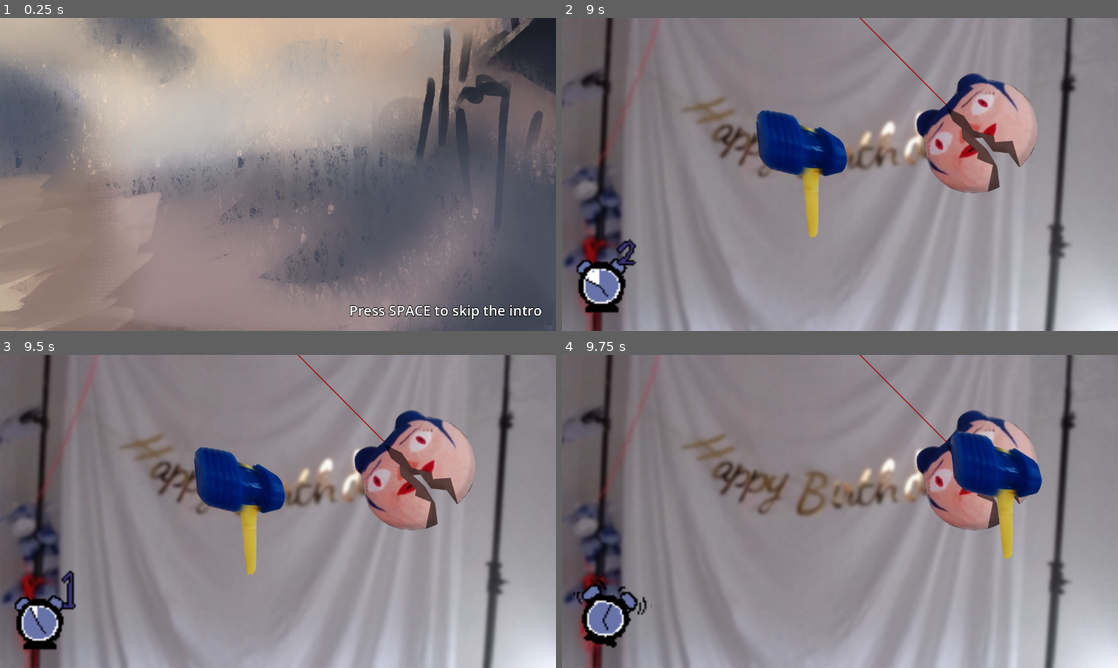
Above: before the commit, frames 1-4 (two rows, left to right).
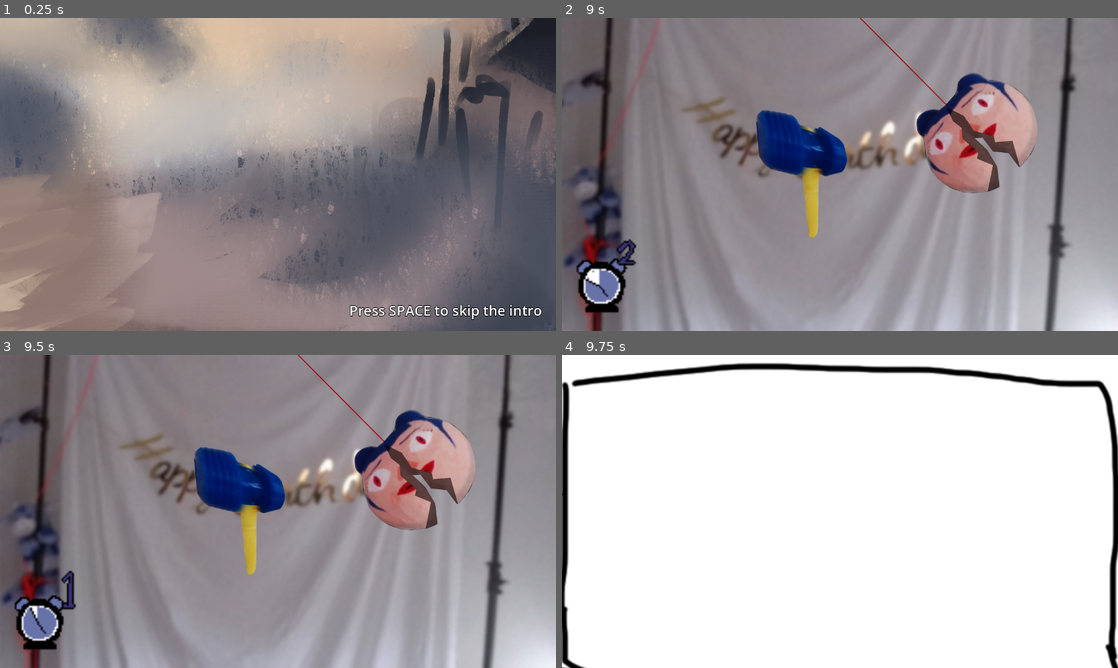
Above: after the commit, the same moments.

Repository: Heydelios/phase-ware
Game: Godot game, scene res://MainScene/main.tscn
Same seed, same stepped clock (60 frames per second), same inputs: the game is played once before the commit and once after it.
Inputs (mouse positions are in pixels of both pictures, inside the frame that each line leads up to):
- Up to frame 1 (0.25 s): no input
- Up to frame 2 (9 s): tap Space (spacebar) at 0.5, 1.35, 2.85, 4.35, 5.85, 6.5, 7.35, 8, 8.85 s; move the mouse to (962, 158) at 0.52 s; press the mouse at (962, 158) at 0.53 s; hold W (up) 0.53-1.28 s; move the mouse to (728, 190) at 1.27 s; release the mouse at (728, 190) at 1.28 s; move the mouse to (895, 105) at 2.02 s; press the mouse at (895, 105) at 2.03 s; hold W (up) 2.03-3.53 s; move the mouse to (812, 237) at 2.77 s; release the mouse at (812, 237) at 2.78 s; click (812, 237) at 2.92 s; move the mouse to (1006, 221) at 3.52 s; press the mouse at (1006, 221) at 3.53 s; move the mouse to (673, 127) at 4.27 s; release the mouse at (673, 127) at 4.28 s; move the mouse to (867, 174) at 5.02 s; press the mouse at (867, 174) at 5.03 s; move the mouse to (756, 96) at 5.77 s; release the mouse at (756, 96) at 5.78 s; hold W (up) 5.78-8.03 s; move the mouse to (962, 158) at 6.52 s; press the mouse at (962, 158) at 6.53 s; tap Enter at 7.25 s; move the mouse to (728, 190) at 7.27 s; release the mouse at (728, 190) at 7.28 s; click (728, 190) at 7.42 s; move the mouse to (895, 105) at 8.02 s; press the mouse at (895, 105) at 8.03 s; move the mouse to (812, 237) at 8.77 s; release the mouse at (812, 237) at 8.78 s
- Up to frame 3 (9.5 s): no input
- Up to frame 4 (9.75 s): tap Enter at 9.5 s; move the mouse to (1006, 558) at 9.52 s; press the mouse at (1006, 558) at 9.53 s; hold W (up) from 9.53 s (still down)

Frames 1-3 are identical in both runs. In frame 4, 100% of the frame differs, in the area x 0-100%, y 0-100%.

Commit message:
make some improvements to timeout feedback

Diff:
--- a/Minigames/minigame.gd
+++ b/Minigames/minigame.gd
@@ -39,10 +39,12 @@
 	if !game_ended:
 		if should_win_on_timeover:
 			_minigame_won()
+			Sfx.play_sfx("correct")
 		else:
 			_minigame_loss()
+			Sfx.play_sfx("ring short")
 
-	await get_tree().create_timer(minigame_end_duration).timeout
+		await get_tree().create_timer(minigame_end_duration).timeout
 	if game_won:
 		Events.minigame_won.emit()
 	else:
@@ -51,11 +53,15 @@
 	queue_free()
 
 func _minigame_loss() -> void:
+	if game_ended:
+		return
 	game_ended = true
 	Sfx.play_sfx("booing")
 	game_won = false
 
 func _minigame_won() -> void:
+	if game_ended:
+		return
 	game_ended = true
 	Sfx.play_sfx("cheering")
 	game_won = true
--- a/UI/Clock/clock.gd
+++ b/UI/Clock/clock.gd
@@ -5,7 +5,6 @@
 func tick(amount:int=1):
 	if ticks < 12 and ticks + amount >= 12:
 		Events.time_over.emit()
-		Sfx.play_sfx("ring short")
 		print("time_over")
 
 	ticks += 1
